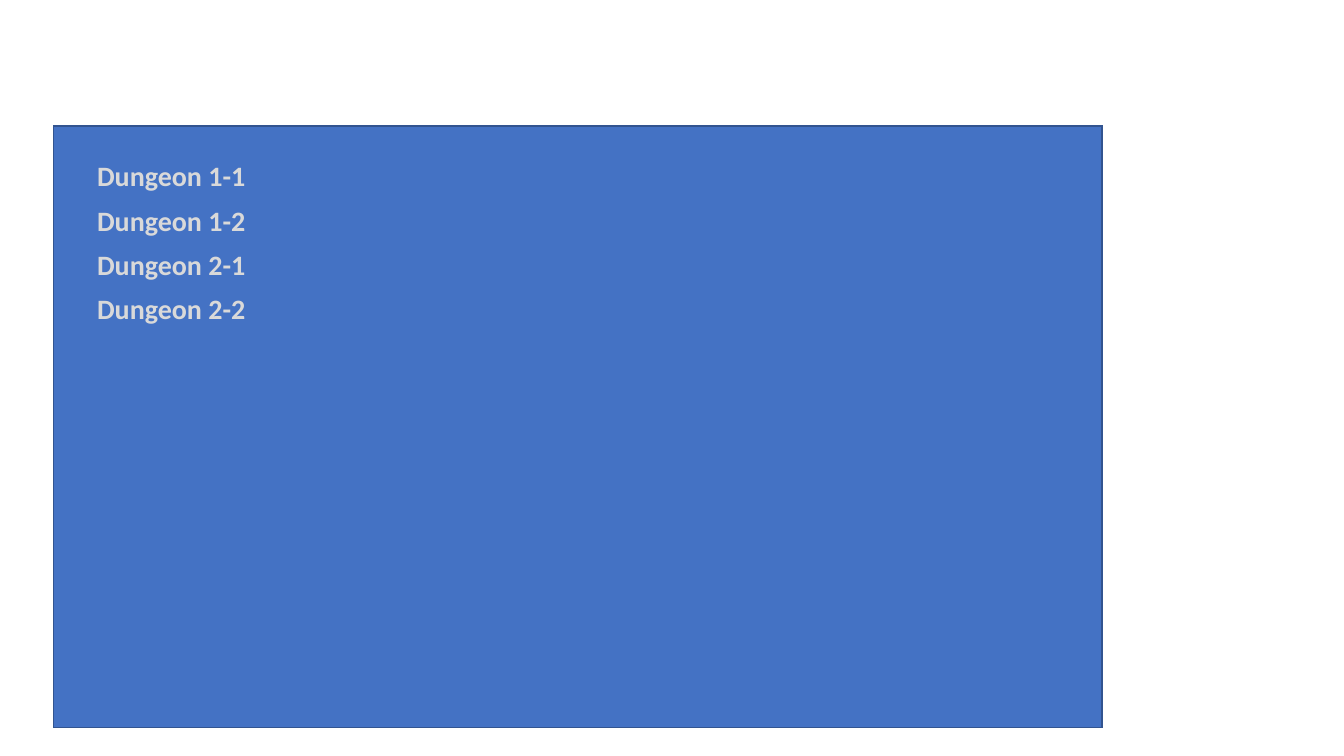
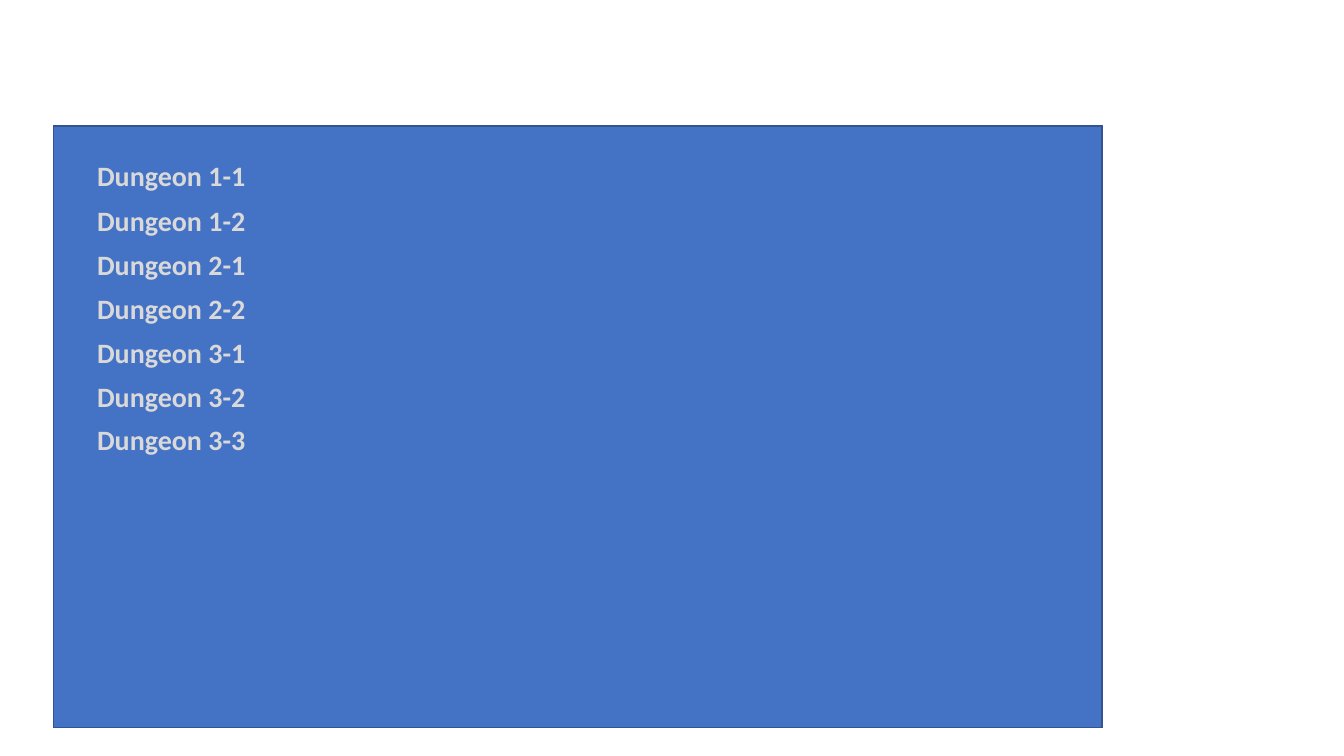
Before and after one commit to Seoha57/SW, a slide deck: slide 14 of Projects/SW_Design/UI/UI_design.pptx. Drawn at 1344x756 pixels with LibreOffice and Linux fonts; fonts in the diff are those of the drawing. Boxes give left, top, right and bottom in pixels: in the first picture for what was removed or moved away, otherwise in the second. Text is boxed around its words. In the diff, an @@ line names an element or a change of style, - is before the commit and + after.

```diff
--- a/Projects/SW_Design/UI/UI_design.pptx
+++ b/Projects/SW_Design/UI/UI_design.pptx
@@ text added at box(97, 344, 245, 368), 20 pt, text #D9D9D9, bold @@
+Dungeon 3-1
@@ text added at box(97, 388, 245, 412), 20 pt, text #D9D9D9, bold @@
+Dungeon 3-2
@@ text added at box(97, 431, 245, 455), 20 pt, text #D9D9D9, bold @@
+Dungeon 3-3
```
Also in this commit, not shown: 1 other slide changed, 20 other files.
